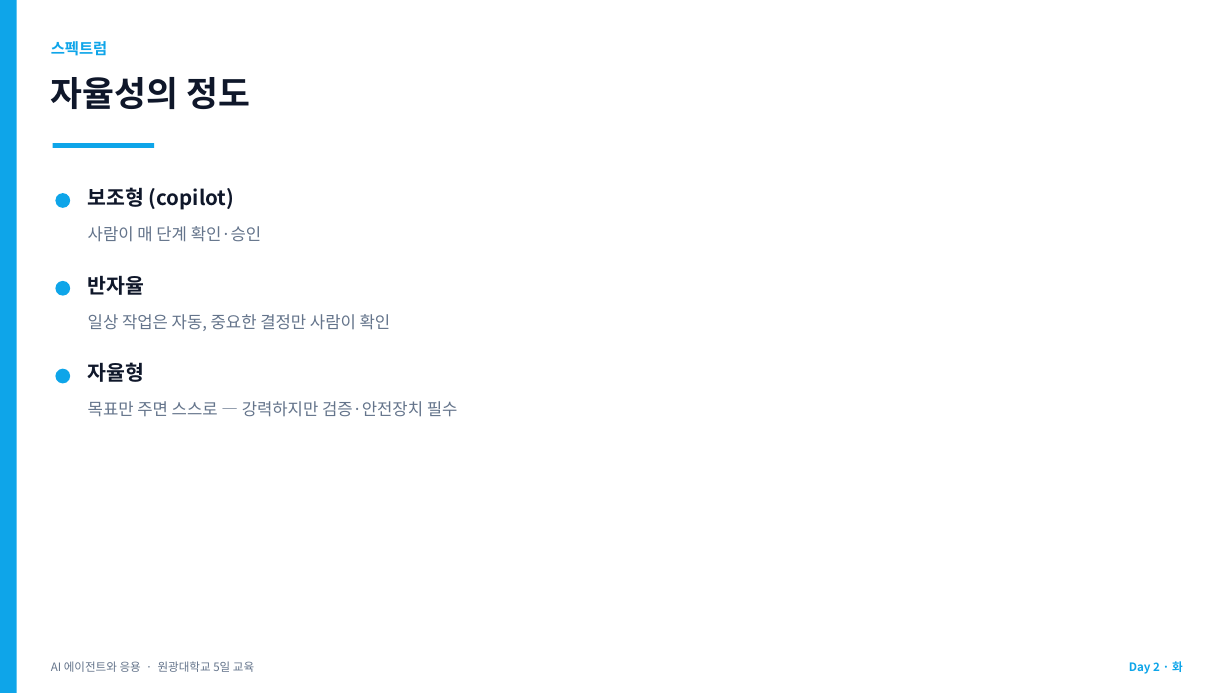
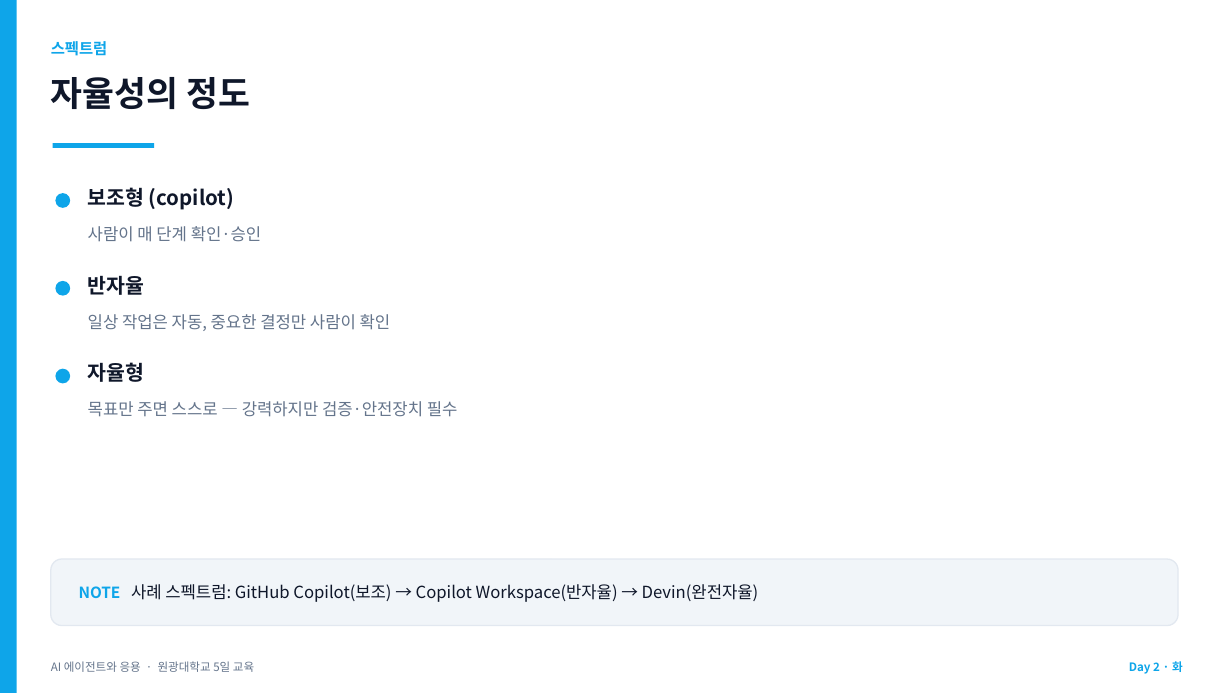
Before and after one commit to jyshin-22/wku-ai-agent-program, a slide deck: slide 12 of slides/day2.pptx. Drawn at 1232x693 pixels with LibreOffice and Linux fonts; fonts in the diff are those of the drawing. Boxes give left, top, right and bottom in pixels: in the first picture for what was removed or moved away, otherwise in the second. Text is boxed around its words. In the diff, an @@ line names an element or a change of style, - is before the commit and + after.

```diff
--- a/slides/day2.pptx
+++ b/slides/day2.pptx
@@ rounded rectangle added at bbox=[51, 559, 1178, 626], fill #F1F5F9, outline #E2E8F0 1 pt @@
@@ text added at bbox=[79, 584, 759, 602], 13 pt, text #0F172A @@
+NOTE 사례 스펙트럼: GitHub Copilot(보조) → Copilot Workspace(반자율) → Devin(완전자율)
```
Also in this commit, not shown: 6 other slides changed, 1 slide added, 10 other files.
